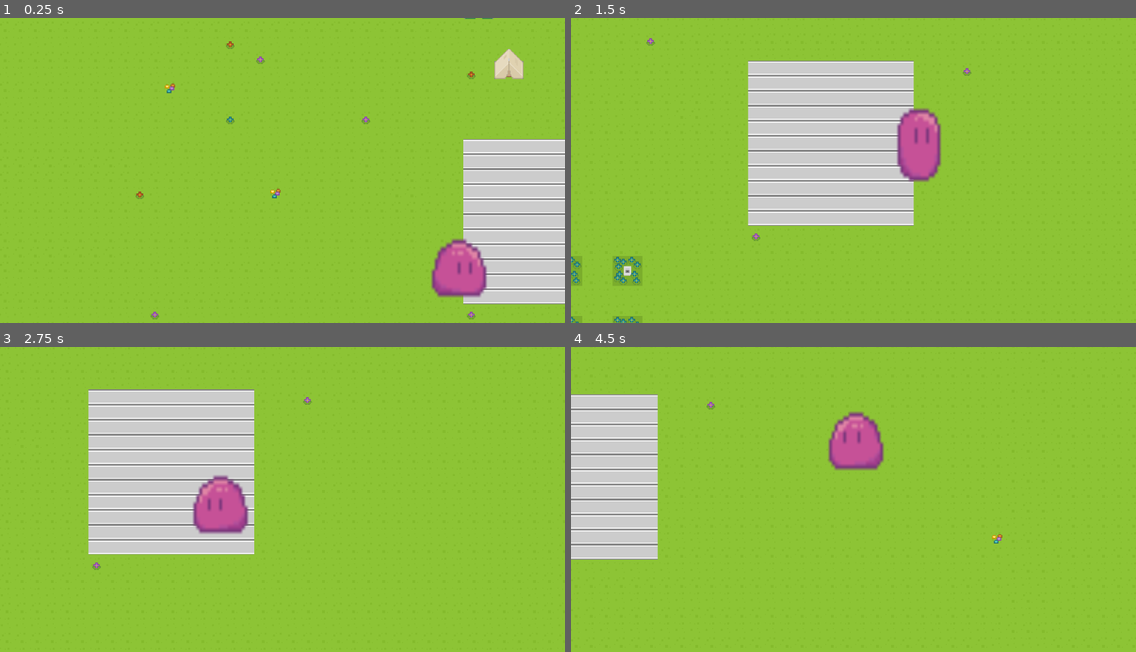
Above: before the commit, frames 1-4 (two rows, left to right).
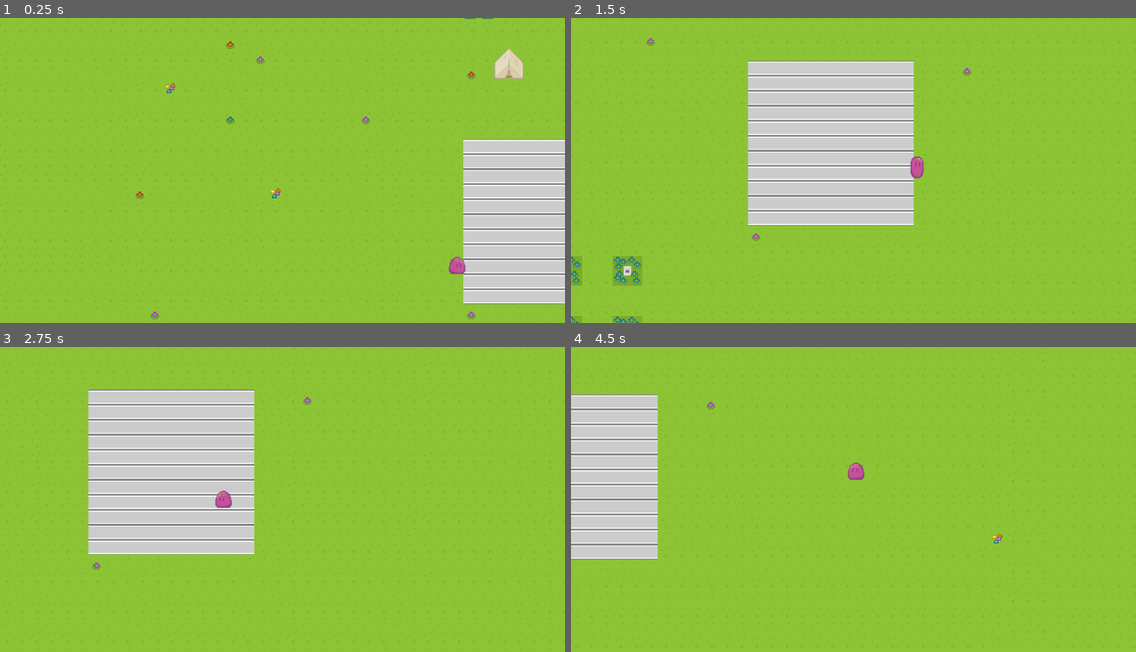
Above: after the commit, the same moments.

Repository: GroMoon/Git_Project
Game: Godot game, scene res://test.tscn
Two runs of this game, one before a commit and one after it. Both use one fixed random seed, a clock stepped at 60 frames per second and the inputs below.
Inputs:
- Up to frame 1 (0.25 s): no input
- Up to frame 2 (1.5 s): hold D (right) from 0.53 s (still down); tap W (up) at 0.77 s
- Up to frame 3 (2.75 s): tap W (up) at 1.52 s; release D (right) at 2.03 s; hold A (left) from 2.03 s (still down)
- Up to frame 4 (4.5 s): release A (left) at 2.78 s; hold D (right) 2.78-4.28 s; tap W (up) at 3.02, 3.77 s; hold A (left) from 4.28 s (still down)

The runs differ from the first frame. In frame 1, 1.5% of the frame differs, in the area x 76-87%, y 72-92%; in frame 2, 1.6%; in frame 3, 1.5%; in frame 4, 1.7%, in the area x 45-56%, y 21-44%.
Error before the commit: Parse Error: Used space character for indentation instead of tab as used before in the file. (res://enemy/enemy_type_a.gd:22)

Commit message:
^_^ [CHRACTER-001] [ENEMY-002] set scale

Diff:
--- a/SlayerSurvival/enemy/enemy_type_a.gd
+++ b/SlayerSurvival/enemy/enemy_type_a.gd
@@ -22,8 +22,8 @@
 		move_and_slide()
 
 	# 애니메이션 처리
-    if velocity.length() > 0:
-        $AnimatedSprite2D.play("enemy_type_A")
-        $AnimatedSprite2D.flip_h = velocity.x > 0
-    else:
-        $AnimatedSprite2D.play("enemy_type_A")
+	if velocity.length() > 0:
+		$AnimatedSprite2D.play("enemy_type_A")
+		$AnimatedSprite2D.flip_h = velocity.x > 0
+	else:
+		$AnimatedSprite2D.play("enemy_type_A")
--- a/SlayerSurvival/test.tscn
+++ b/SlayerSurvival/test.tscn
@@ -9,5 +9,7 @@
 [node name="TileMap" parent="." instance=ExtResource("2_ci5kd")]
 
 [node name="Slime" parent="." instance=ExtResource("1_2nq6c")]
+scale = Vector2(0.3, 0.3)
 
 [node name="enemy_type_A" parent="." instance=ExtResource("3_nntmk")]
+scale = Vector2(0.3, 0.3)
